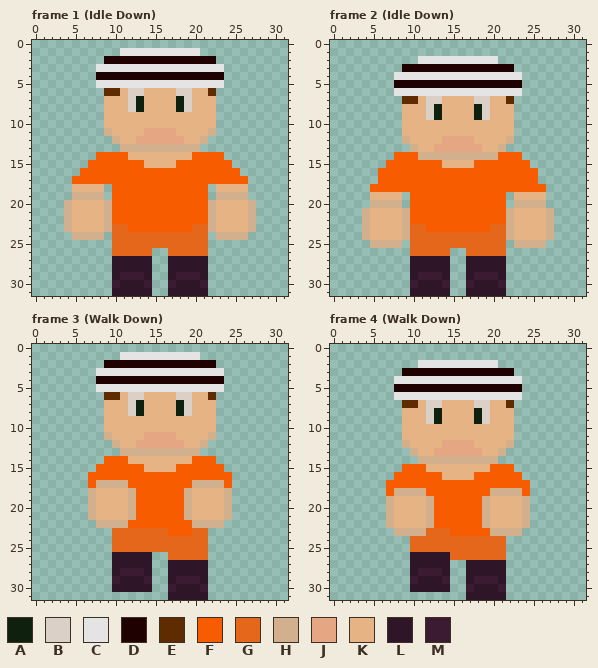
A pixel-art file gets an edit: Aseprite files/Criminal/Rob evan truly.aseprite. The picture above was drawn from the file before the commit.
32x32 pixels, 28 frames. Shown: frame 1 (Idle Down), frame 2 (Idle Down), frame 3 (Walk Down), frame 4 (Walk Down). The commit also changed other frames, which this record leaves out.
Palette (. is transparent): A #0f200f  B #dbd0c7  C #e4e4e4  D #1f0101  E #5e2c00  F #f75d00  G #e5671b  H #d2af8d  J #e5a684  K #e5b384  L #2e1527  M #3b1b32
After:
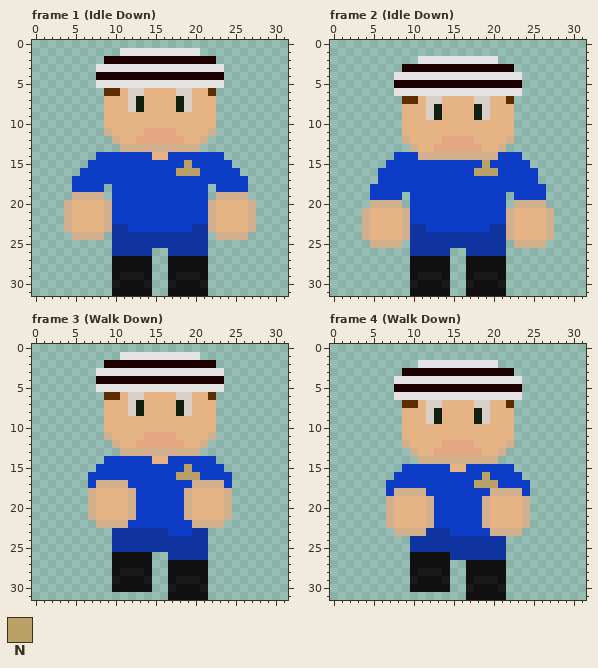
Colours new in this view: N #b9a167
Changes in this commit:
layer "Police Outfit" added
colour F: #f75d00 -> #0c3cc6
colour G: #e5671b -> #0f34a0
colour L: #2e1527 -> #101010
colour M: #3b1b32 -> #191919
Changed rows in their new state; - is a pixel that keeps its letter.
Frame 1 (Idle Down), layer "Police Outfit":
first column x 5:
14 -------FFF--FFF-------
15 ---------FFFF-N-------
16 -------------NNN------
18 FFFF--------------FFFF
Frame 2 (Idle Down), layer "Police Outfit":
first column x 5:
15 ---------FFFF-N-------
16 -------------NNN------
19 FFFF--------------FFFF
Frame 3 (Walk Down), layer "Police Outfit":
first column x 12:
14 FFF--FFF-
15 --FFFF-N-
16 ------NNN
Frame 4 (Walk Down), layer "Police Outfit":
first column x 12:
15 FFF--FFF-
16 --FFFF-N-
17 ------NNN
Pixel boxes of the changes (left, top, right, bottom) in both pictures:
changed: (72, 152, 248, 296)
changed: (370, 152, 546, 296)
changed: (88, 456, 232, 600)
changed: (386, 464, 530, 600)
